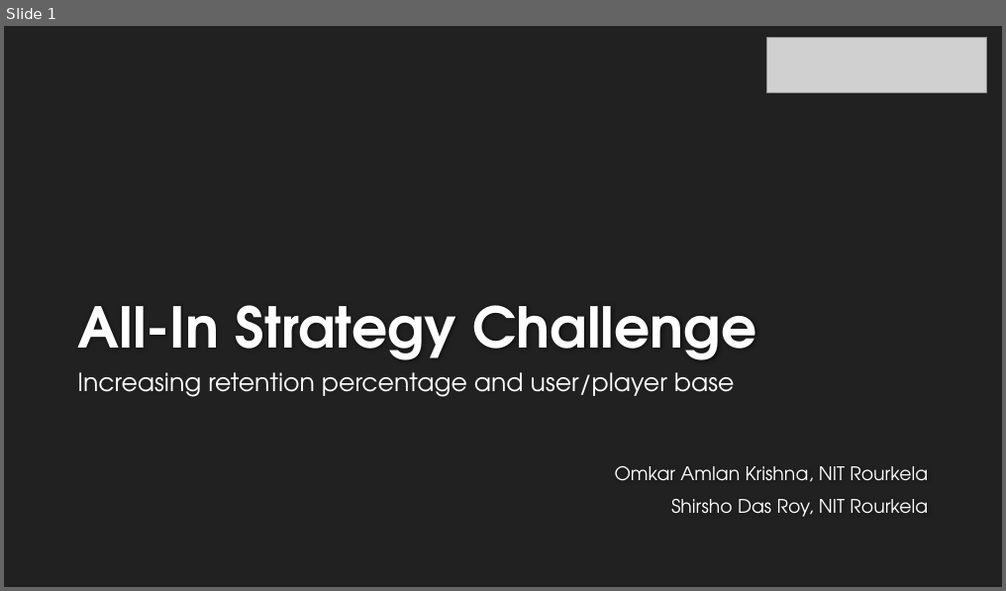
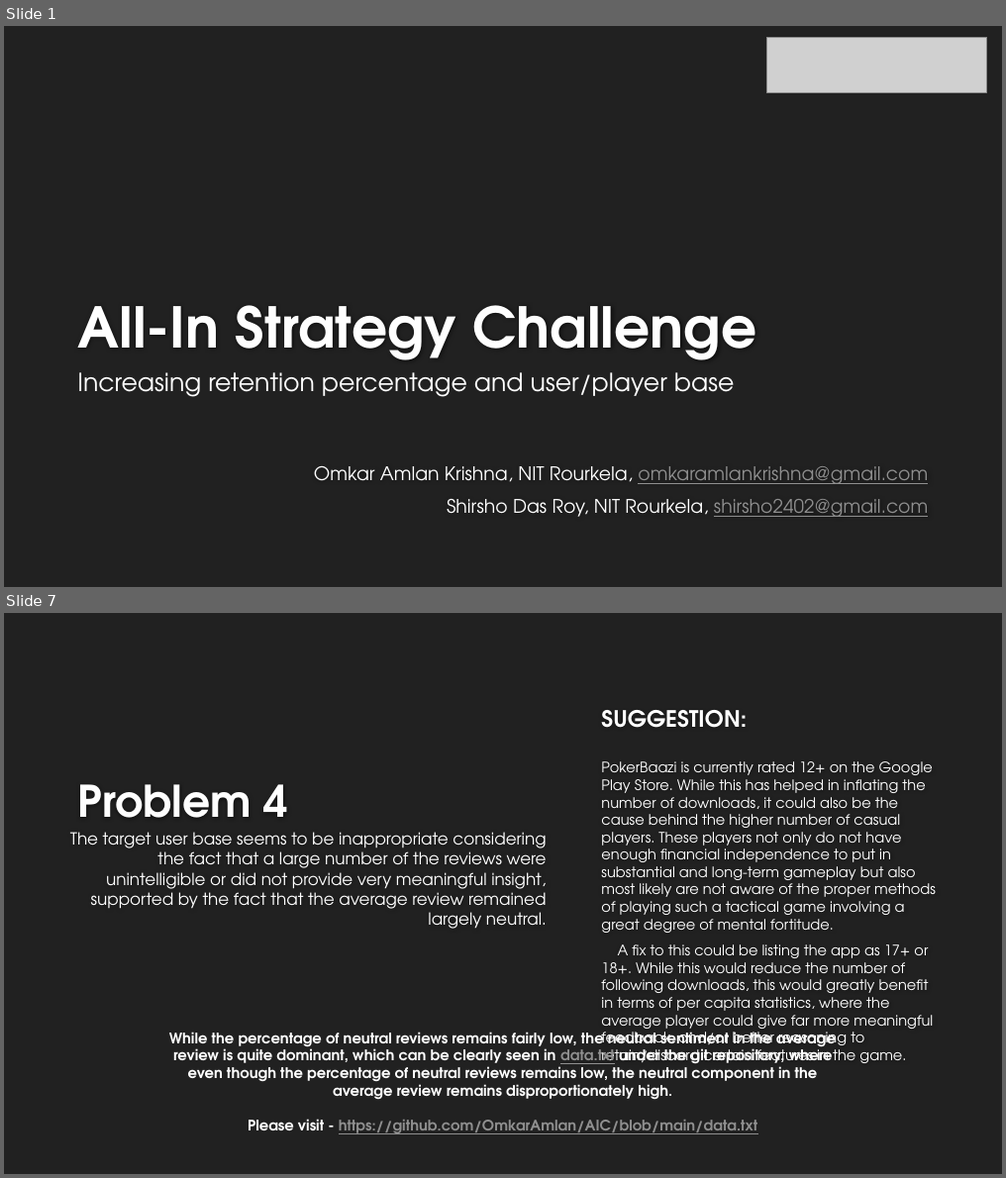
Before and after one commit to OmkarAmlan/AIC, a slide deck: All-In Strategy Challenge.pptx. Shown one above the other, each under a label of ours: slide 1 before the commit, slides 1 and 7 after it; the slides between them are not shown. The pictures are 1006x591 and 1006x1178 pixels, drawn with LibreOffice and Linux fonts; fonts in the diff are those of the drawing; grey boxes stand for pictures; background and template pictures are left out. Boxes give left, top, right and bottom in pixels: in the first picture for what was removed or moved away, otherwise in the second. Text is boxed around its words. In the diff, an @@ line names an element or a change of style, - is before the commit and + after.

Commit message:
codeBase update

```diff
--- a/All-In Strategy Challenge.pptx
+++ b/All-In Strategy Challenge.pptx
@@ slide 7 added at bbox=[4, 613, 1002, 1174], background #212121 @@
@@ text added at bbox=[601, 710, 936, 1051], 13.9 pt, text #FFFFFF @@
+SUGGESTION:
+PokerBaazi is currently rated 12+ on the Google Play Store. While this has helped in inflating the number of downloads, it could also be the cause behind the higher number of casual players. These players not only do not have enough financial independence to put in substantial and long-term gameplay but also most likely are not aware of the proper methods of playing such a tactical game involving a great degree of mental fortitude.
+A fix to this could be listing the app as 17+ or 18+. While this would reduce the number of following downloads, this would greatly benefit in terms of per capita statistics, where the average player could give far more meaningful feedback, and/or better reasoning to retain/discard certain features in the game.
@@ title added at bbox=[77, 784, 288, 836], 42 pt, text #FEFEFE, bold @@
+Problem 4
@@ text added at bbox=[70, 832, 547, 929], 16 pt, text #FFFFFF @@
+The target user base seems to be inappropriate considering the fact that a large number of the reviews were unintelligible or did not provide very meaningful insight, supported by the fact that the average review remained largely neutral.
@@ text added at bbox=[169, 1028, 836, 1135], 14 pt, text #FFFFFF, bold @@
+While the percentage of neutral reviews remains fairly low, the neutral sentiment in the average review is quite dominant, which can be clearly seen in data.txt under the git repository, where even though the percentage of neutral reviews remains low, the neutral component in the average review remains disproportionately high.
+Please visit - https://github.com/OmkarAmlan/AIC/blob/main/data.txt
@@ slide 1 changed as well @@
@@ subtitle at bbox=[314, 467, 928, 517]: text changed @@
-Omkar Amlan Krishna, NIT Rourkela
-Shirsho Das Roy, NIT Rourkela
+Omkar Amlan Krishna, NIT Rourkela, omkaramlankrishna@gmail.com
+Shirsho Das Roy, NIT Rourkela, shirsho2402@gmail.com
```
Also in this commit, not shown: 8 other slides added, 2 other files.
